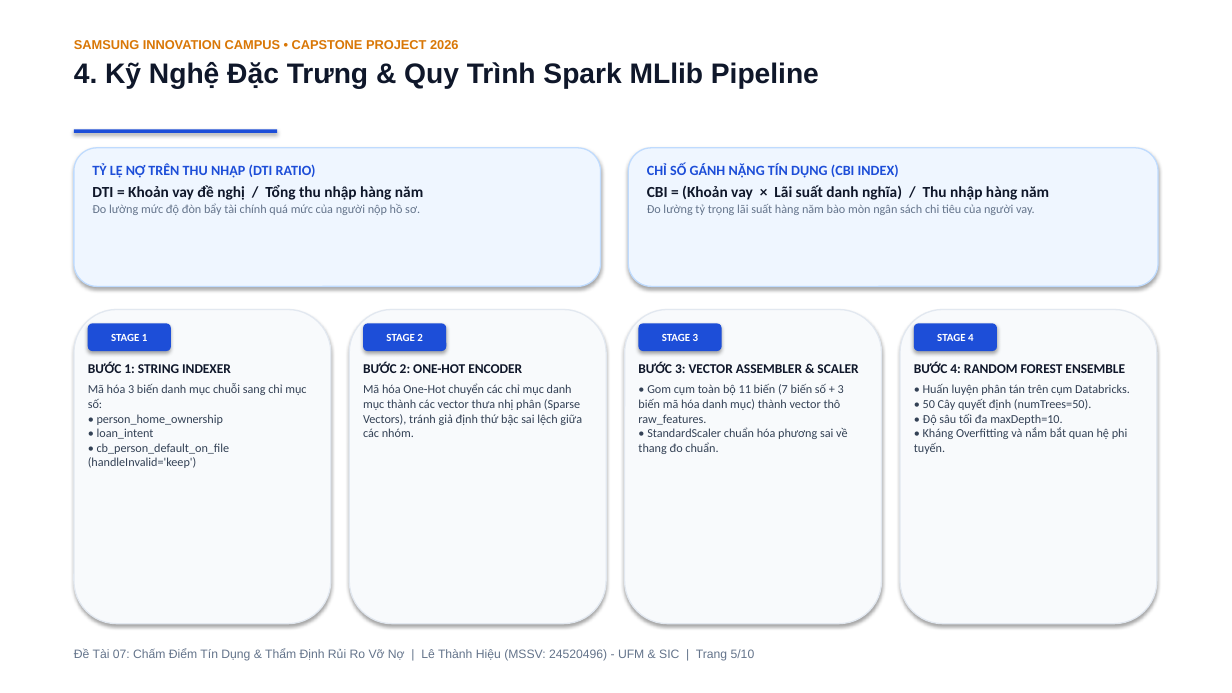
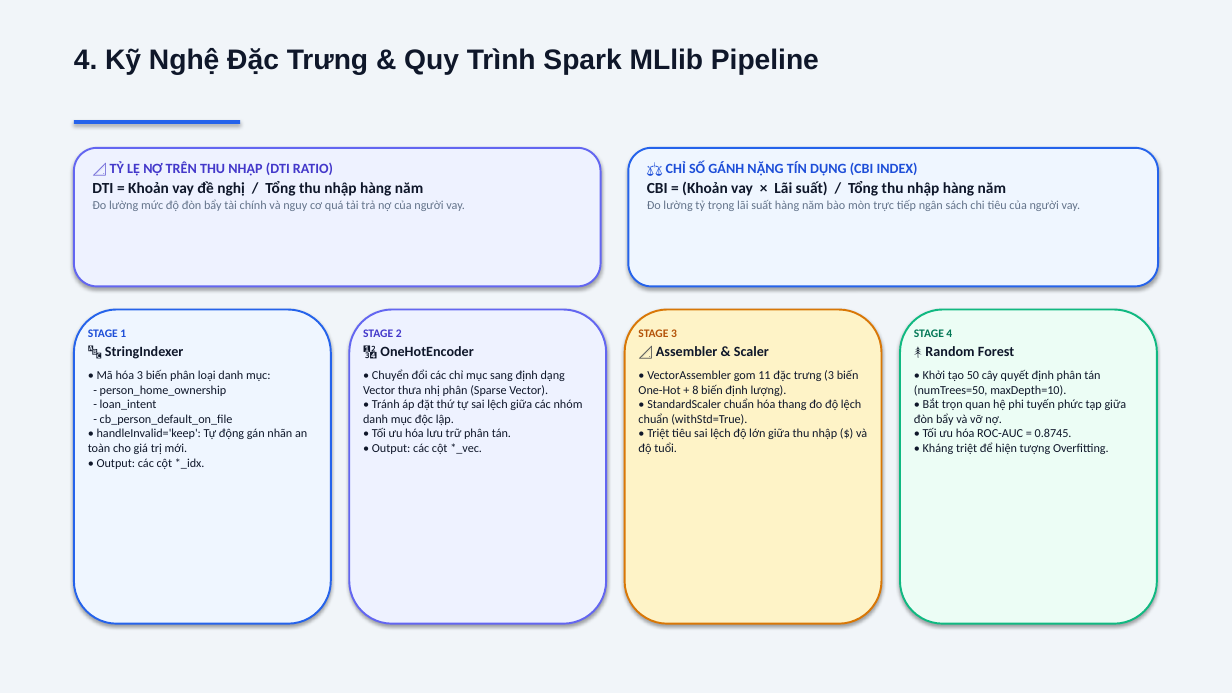
Before and after one commit to snowflake-vibing/Credit_Scoring_Project, a slide deck: slide 5 of slide_bao_ve_de_tai_7.pptx. Drawn at 1232x693 pixels with LibreOffice and Linux fonts; fonts in the diff are those of the drawing. Boxes give left, top, right and bottom in pixels: in the first picture for what was removed or moved away, otherwise in the second. Text is boxed around its words. In the diff, an @@ line names an element or a change of style, - is before the commit and + after.

Commit message:
fix(slides): fix image aspect ratios, remove redundant headers/footers, add colored card themes and icons

```diff
--- a/slide_bao_ve_de_tai_7.pptx
+++ b/slide_bao_ve_de_tai_7.pptx
@@ rectangle added at (0,0,1232,693), fill #F1F5F9 @@
@@ text at (74,40,458,49): paragraph removed @@
-SAMSUNG INNOVATION CAMPUS • CAPSTONE PROJECT 2026
@@ text "4. Kỹ Nghệ Đặc Trưng ..." at (74,48,819,75): less space between paragraphs @@
@@ rounded rectangle at (74,148,601,287): fill #EFF6FF to #EEF2FF; outline #BFDBFE 1 pt to #6366F1 1.5 pt @@
@@ rectangle: place and size @@
-rectangle at (74,129,277,133)
+rectangle at (74,120,240,124)
@@ rectangle at (74,120,240,124): fill #1D4ED8 to #2563EB @@
@@ rounded rectangle at (628,148,1158,287): outline #BFDBFE 1 pt to #2563EB 1.5 pt @@
@@ text at (110,161,333,176): text changed; text colour #1D4ED8 to #4338CA @@
-TỶ LỆ NỢ TRÊN THU NHẬP (DTI RATIO)
+📐 TỶ LỆ NỢ TRÊN THU NHẬP (DTI RATIO)
@@ text at (647,161,1081,211): text changed @@
-CHỈ SỐ GÁNH NẶNG TÍN DỤNG (CBI INDEX)
-CBI = (Khoản vay × Lãi suất danh nghĩa) / Thu nhập hàng năm
-Đo lường tỷ trọng lãi suất hàng năm bào mòn ngân sách chi tiêu của người vay.
+⚖️ CHỈ SỐ GÁNH NẶNG TÍN DỤNG (CBI INDEX)
+CBI = (Khoản vay × Lãi suất) / Tổng thu nhập hàng năm
+Đo lường tỷ trọng lãi suất hàng năm bào mòn trực tiếp ngân sách chi tiêu của người vay.
@@ text at (92,199,465,211): text changed @@
-Đo lường mức độ đòn bẩy tài chính quá mức của người nộp hồ sơ.
+Đo lường mức độ đòn bẩy tài chính và nguy cơ quá tải trả nợ của người vay.
@@ text at (92,181,423,196): less space between paragraphs @@
@@ rounded rectangle at (74,310,331,624): fill #F8FAFC to #EFF6FF; outline #E2E8F0 1 pt to #2563EB 1.5 pt @@
@@ text at (88,329,307,469): text changed; text colour #334155 to #0F172A @@
-BƯỚC 1: STRING INDEXER
-Mã hóa 3 biến danh mục chuỗi sang chỉ mục số:
-• person_home_ownership
-• loan_intent
-• cb_person_default_on_file
-(handleInvalid='keep')
+STAGE 1
+🔤 StringIndexer
+• Mã hóa 3 biến phân loại danh mục:
+- person_home_ownership
+- loan_intent
+- cb_person_default_on_file
+• handleInvalid='keep': Tự động gán nhãn an toàn cho giá trị mới.
+• Output: các cột *_idx.
@@ rounded rectangle removed at (88,323,171,351) @@
-STAGE 1
@@ rounded rectangle at (349,310,606,624): fill #F8FAFC to #EEF2FF; outline #E2E8F0 1 pt to #6366F1 1.5 pt @@
@@ text at (363,329,583,454): text changed; text colour #334155 to #0F172A @@
-BƯỚC 2: ONE-HOT ENCODER
-Mã hóa One-Hot chuyển các chỉ mục danh mục thành các vector thưa nhị phân (Sparse Vectors), tránh giả định thứ bậc sai lệch giữa các nhóm.
+STAGE 2
+🔢 OneHotEncoder
+• Chuyển đổi các chỉ mục sang định dạng Vector thưa nhị phân (Sparse Vector).
+• Tránh áp đặt thứ tự sai lệch giữa các nhóm danh mục độc lập.
+• Tối ưu hóa lưu trữ phân tán.
+• Output: các cột *_vec.
@@ rounded rectangle removed at (363,323,446,351) @@
-STAGE 2
@@ rounded rectangle added at (625,310,882,624), fill #FEF3C7, outline #D97706 1.5 pt @@
@@ text at (638,329,867,454): text changed; text colour #334155 to #0F172A @@
-BƯỚC 3: VECTOR ASSEMBLER & SCALER
-• Gom cụm toàn bộ 11 biến (7 biến số + 3 biến mã hóa danh mục) thành vector thô raw_features.
-• StandardScaler chuẩn hóa phương sai về thang đo chuẩn.
+STAGE 3
+📐 Assembler & Scaler
+• VectorAssembler gom 11 đặc trưng (3 biến One-Hot + 8 biến định lượng).
+• StandardScaler chuẩn hóa thang đo độ lệch chuẩn (withStd=True).
+• Triệt tiêu sai lệch độ lớn giữa thu nhập ($) và độ tuổi.
@@ rounded rectangle removed at (639,323,722,351) @@
-STAGE 3
@@ rounded rectangle: place and size @@
-rounded rectangle at (625,310,882,624)
+rounded rectangle at (900,310,1157,624)
@@ rounded rectangle at (900,310,1157,624): fill #F8FAFC to #ECFDF5; outline #E2E8F0 1 pt to #10B981 1.5 pt @@
@@ rounded rectangle removed at (900,310,1157,624) @@
@@ text at (914,329,1127,454): text changed; text colour #334155 to #0F172A @@
-BƯỚC 4: RANDOM FOREST ENSEMBLE
-• Huấn luyện phân tán trên cụm Databricks.
-• 50 Cây quyết định (numTrees=50).
-• Độ sâu tối đa maxDepth=10.
-• Kháng Overfitting và nắm bắt quan hệ phi tuyến.
+STAGE 4
+🌲 Random Forest
+• Khởi tạo 50 cây quyết định phân tán (numTrees=50, maxDepth=10).
+• Bắt trọn quan hệ phi tuyến phức tạp giữa đòn bẩy và vỡ nợ.
+• Tối ưu hóa ROC-AUC = 0.8745.
+• Kháng triệt để hiện tượng Overfitting.
@@ rounded rectangle removed at (914,323,997,351) @@
-STAGE 4
@@ text removed at (74,649,755,661) @@
-Đề Tài 07: Chấm Điểm Tín Dụng & Thẩm Định Rủi Ro Vỡ Nợ | Lê Thành Hiệu (MSSV: 24520496) - UFM & SIC | Trang 5/10
```
Also in this commit, not shown: 9 other slides changed, 2 other files.
